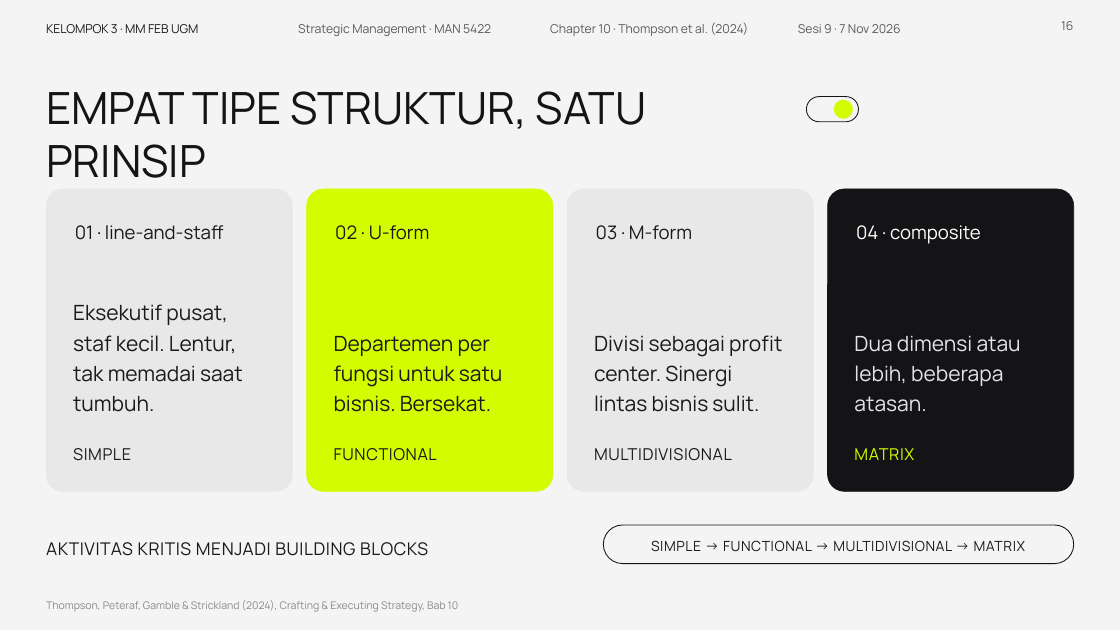
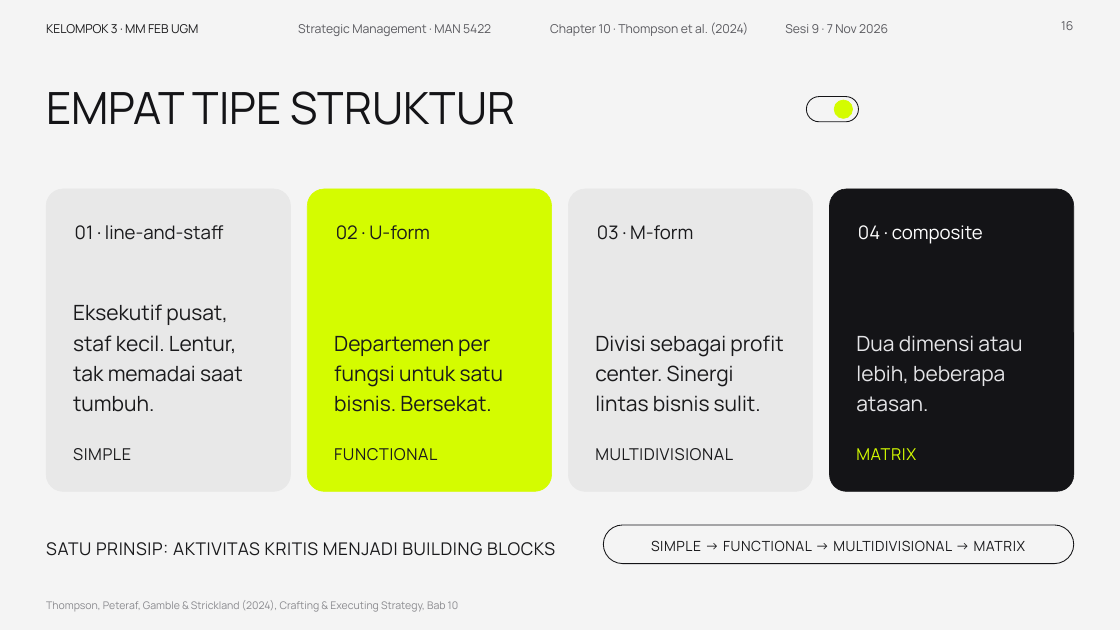
Before and after one commit to aslihabnuri/Dom-Manipulation, a slide deck: slide 16 of presentasi_ch10_kelompok3/SMJKT_Group 3_Aslih_Chapter 10 Strategy Execution.pptx. Drawn at 1120x630 pixels with LibreOffice and Linux fonts; fonts in the diff are those of the drawing; background and template pictures are left out. Boxes give left, top, right and bottom in pixels: in the first picture for what was removed or moved away, otherwise in the second. Text is boxed around its words. In the diff, an @@ line names an element or a change of style, - is before the commit and + after.

```diff
--- a/presentasi_ch10_kelompok3/SMJKT_Group 3_Aslih_Chapter 10 Strategy Execution.pptx
+++ b/presentasi_ch10_kelompok3/SMJKT_Group 3_Aslih_Chapter 10 Strategy Execution.pptx
@@ text "Sesi 9 · 7 Nov ..." moved from (x1=798, y1=24, x2=901, y2=33) to (x1=785, y1=24, x2=888, y2=33) @@
@@ text at (x1=46, y1=91, x2=516, y2=125): text changed @@
-EMPAT TIPE STRUKTUR, SATU PRINSIP
+EMPAT TIPE STRUKTUR
@@ proportions changed in 4 elements at (x1=308, y1=189, x2=552, y2=492), (x1=46, y1=189, x2=291, y2=492), (x1=569, y1=189, x2=813, y2=492), (x1=829, y1=189, x2=1074, y2=492) @@
@@ text at (x1=46, y1=542, x2=555, y2=556): text changed @@
-AKTIVITAS KRITIS MENJADI BUILDING BLOCKS
+SATU PRINSIP: AKTIVITAS KRITIS MENJADI BUILDING BLOCKS
```
Also in this commit, not shown: 18 other slides changed, 1 other file.
